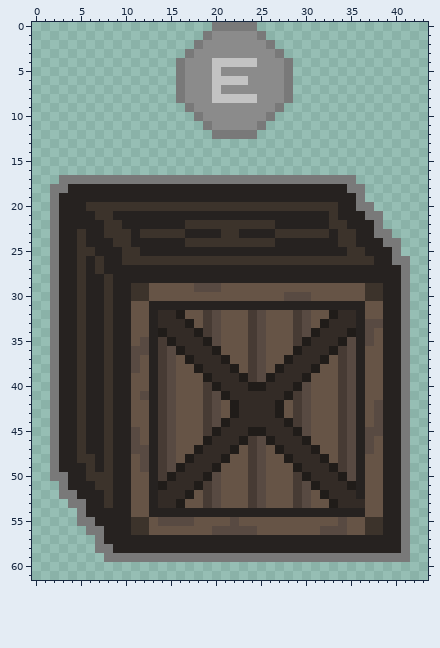
A pixel-art sprite gets an edit: Assets/Sprites/Box/Box_Dragging.png. The picture above is the old version.
The file is 44x62 pixels. Colours within 5 levels of each other are drawn and written as one.
Now the later version:
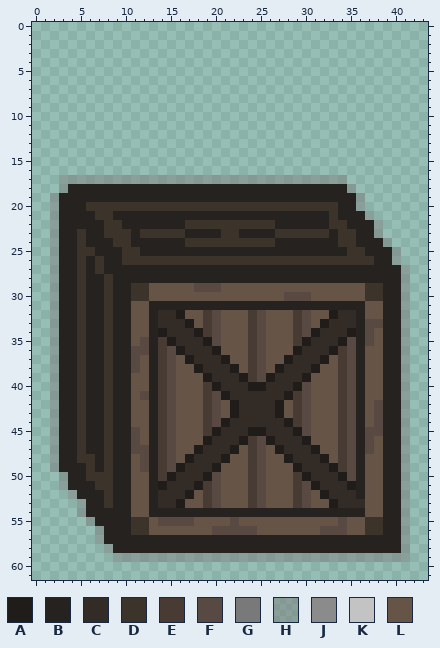
Palette (. is transparent): A #201c19  B #262220  C #332b26  D #3c332b  E #473b34  F #584a42  G #797979  H #8080807f  J #8b8b8b  K #c3c3c3  L #665446
The edit:
Changed rows in their new state; - is an unchanged pixel.
first column x 16:
 0 ----.....----
 1 ---.......---
 2 --.........--
 3 -...........-
 4 .............
 5 .............
 6 .............
 7 .............
 8 .............
 9 -...........-
10 --.........--
11 ---.......---
12 ----.....----
first column x 2:
17 -HHHHHHHHHHHHHHHHHHHHHHHHHHHHHHHH.------
18 .H-------------------------------H.-----
19 H---------------------------------H-----
20 H---------------------------------H.----
21 H----------------------------------H.---
22 H-----------------------------------H---
23 H-----------------------------------H.--
24 H------------------------------------H.-
25 H-------------------------------------H-
26 H-------------------------------------H.
27 H--------------------------------------H
28 H--------------------------------------H
29 H--------------------------------------H
30 H--------------------------------------H
31 H--------------------------------------H
32 H--------------------------------------H
33 H--------------------------------------H
34 H--------------------------------------H
35 H--------------------------------------H
36 H--------------------------------------H
37 H--------------------------------------H
38 H--------------------------------------H
39 H--------------------------------------H
40 H--------------------------------------H
41 H--------------------------------------H
42 H--------------------------------------H
43 H--------------------------------------H
44 H--------------------------------------H
45 H--------------------------------------H
46 H--------------------------------------H
47 H--------------------------------------H
48 H--------------------------------------H
49 H--------------------------------------H
50 .H-------------------------------------H
51 -H-------------------------------------H
52 -.H------------------------------------H
53 --.H-----------------------------------H
54 ---H-----------------------------------H
55 ---.H----------------------------------H
56 ----.H---------------------------------H
57 -----H---------------------------------H
58 -----.H--------------------------------H
59 ------.HHHHHHHHHHHHHHHHHHHHHHHHHHHHHHHHH
